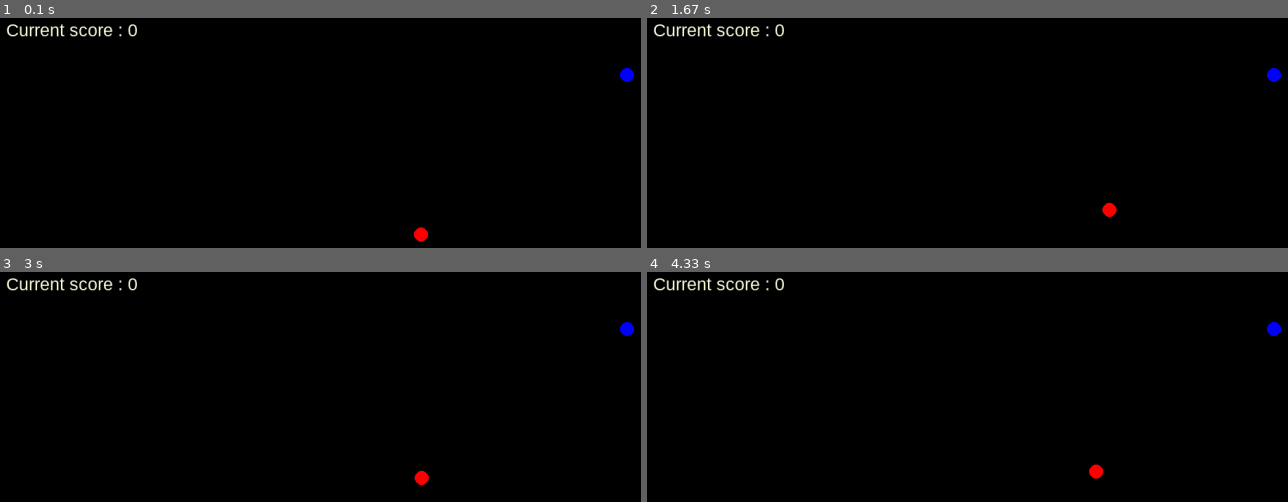
Above: before the commit, frames 1-4 (two rows, left to right).
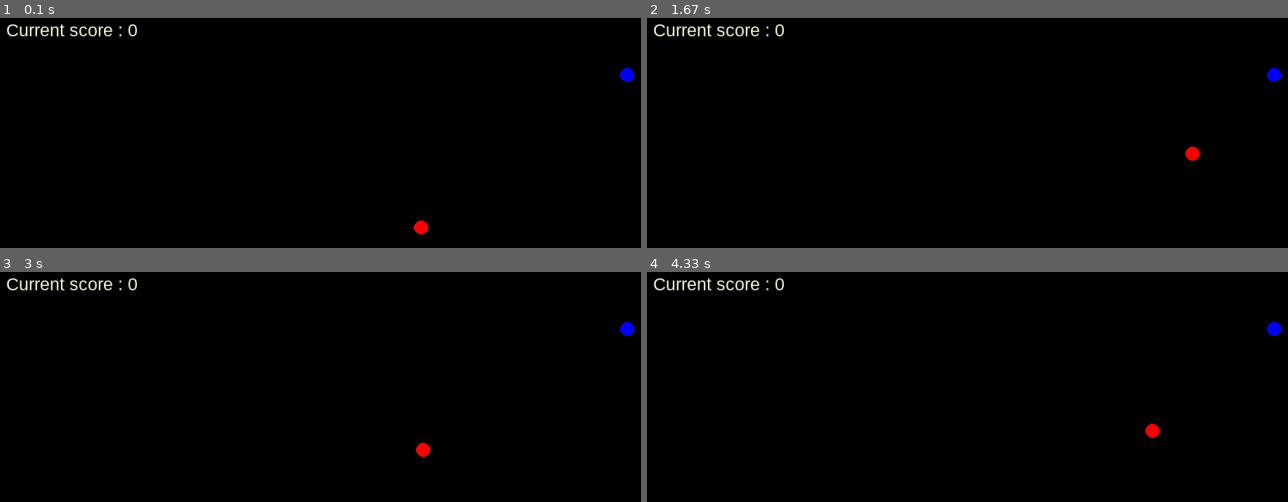
Above: after the commit, the same moments.

Repository: Matthew-Reidy/pygame-snake
Game: pygame game, started from main.py
Same seed, same stepped clock (60 frames per second), same inputs: the game is played once before the commit and once after it.
Inputs:
- Up to frame 1 (0.1 s): no input
- Up to frame 2 (1.67 s): hold D 0.33-0.8 s; hold W 0.83-1.13 s; hold D 1.17-1.63 s
- Up to frame 3 (3 s): hold A 1.67-2.2 s; hold S 2.23-2.53 s; hold A 2.57-2.97 s
- Up to frame 4 (4.33 s): hold W 3-3.37 s; hold D 3.4-4.03 s; hold S from 4.07 s (still down)

The runs differ from the first frame. In frame 1, 0.1% of the frame differs, in the area x 64-67%, y 87-98%; in frame 2, 0.2%; in frame 3, 0.2%; in frame 4, 0.2%, in the area x 68-81%, y 65-90%.

Commit message:
body segments now follow head in a snake like manner

Diff:
--- a/main.py
+++ b/main.py
@@ -11,21 +11,21 @@
 pygame.display.set_caption('Snake')
 
 
-dt = 0
-
 COLLISION = pygame.USEREVENT + 1
 
 GAME_OUTCOME = pygame.USEREVENT + 2
 
 DEFAULT_CIRCLE_RADIUS = 10
 
-MOVEMENT_SPEED = 1
+movement_speed = 3
 
 def main() -> None:
 
     running = True
 
     player_pos = pygame.Vector2(screen.get_width() / 2, screen.get_height() / 2)
+
+    player_prev_pos = pygame.Vector2(player_pos)
 
     myfont = pygame.font.SysFont("Arial", 25)
 
@@ -47,19 +47,29 @@
                 running = False
 
             if event.type == COLLISION:
+
                 rand_pos = RandPos(player_pos)
 
                 if len(chain) == 0:
-                    chain.append(pygame.Vector2(player_pos.x , player_pos.y + 20))
-
+                    # First body segment starts at the player's previous position
+                    chain.append({
+                        "current_position": pygame.Vector2(player_prev_pos),
+                        "previous_position": pygame.Vector2(player_prev_pos)
+                    })
                 else:
-                    chain.append(pygame.Vector2(chain[len(chain) - 1 ].x, chain[len(chain) - 1 ].y + 20))
+                    # Additional segments follow the last segment's previous position
+                    last_segment = chain[-1]
+                    chain.append({
+                        "current_position": pygame.Vector2(last_segment["previous_position"]),
+                        "previous_position": pygame.Vector2(last_segment["previous_position"])
+                    })
 
             if event.type == GAME_OUTCOME:
                 running = False
 
             if event.type == pygame.KEYDOWN:
-                movement_direction = event.key
+                if event.key in [pygame.K_w, pygame.K_a, pygame.K_s, pygame.K_d]:
+                    movement_direction = event.key
 
 
 
@@ -68,30 +78,31 @@
         #body head node
         pygame.draw.circle(screen, "red", player_pos, DEFAULT_CIRCLE_RADIUS)
 
-        moveBody(chain)
-
+        moveBody(chain, player_prev_pos)
 
         if movement_direction == pygame.K_w:
 
-            player_pos.y -= MOVEMENT_SPEED
+            player_pos.y -= movement_speed
 
         if movement_direction == pygame.K_s:
 
-            player_pos.y += MOVEMENT_SPEED
+            player_pos.y += movement_speed
 
         if movement_direction == pygame.K_a:
 
-            player_pos.x -= MOVEMENT_SPEED
+            player_pos.x -= movement_speed
 
         if movement_direction == pygame.K_d:
 
-            player_pos.x += MOVEMENT_SPEED
+            player_pos.x += movement_speed
 
         detectCircleCollision(rand_pos, player_pos)
 
+        player_prev_pos = pygame.Vector2(player_pos)
+
         pygame.display.flip()
 
-        dt = clock.tick(60) / 1000
+        clock.tick(60) / 1000
 
 
     pygame.quit()
@@ -122,9 +133,24 @@
         pygame.event.post(pygame.event.Event(COLLISION))
 
 
-def moveBody(chain) -> None:
-    for vector in range(len(chain)):
-        pygame.draw.circle(screen, "red", chain[vector], DEFAULT_CIRCLE_RADIUS)
+def moveBody(chain, player_prev_pos ) -> None:
+
+    if len(chain) > 0:
+
+        first_segment = chain[0]
+        first_segment_prev_pos = first_segment["current_position"]
+        first_segment["previous_position"] = first_segment_prev_pos
+        first_segment["current_position"] = pygame.Vector2(player_prev_pos)
+
+        for i in range(1, len(chain)):
+            current_segment = chain[i]
+            prev_segment = chain[i - 1]
+            current_segment_prev_pos = current_segment["current_position"]
+            current_segment["previous_position"] = current_segment_prev_pos
+            current_segment["current_position"] = prev_segment["previous_position"]
+
+    for segment in chain:
+        pygame.draw.circle(screen, "red", segment["current_position"], DEFAULT_CIRCLE_RADIUS)
 
 
 def gameCounter(chain, font) -> None:
@@ -134,4 +160,11 @@
     screen.blit(label, (50,50))
 
 
-main()
+if __name__ == "__main__":
+    main()
+
+#
+#  nodes= [node1 : {currPos : pygame.Vector2(x,y), prevPos: pygame.Vector2(x,y)}, node2}
+#  for each node in nodes ...
+#   set current position of node2 to the previous position of node 1...repear
+#
